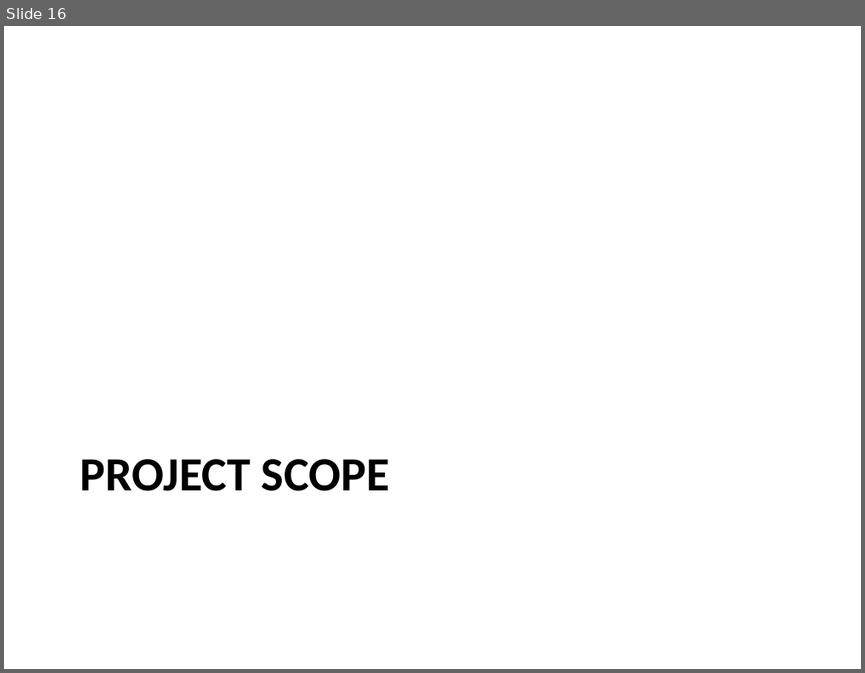
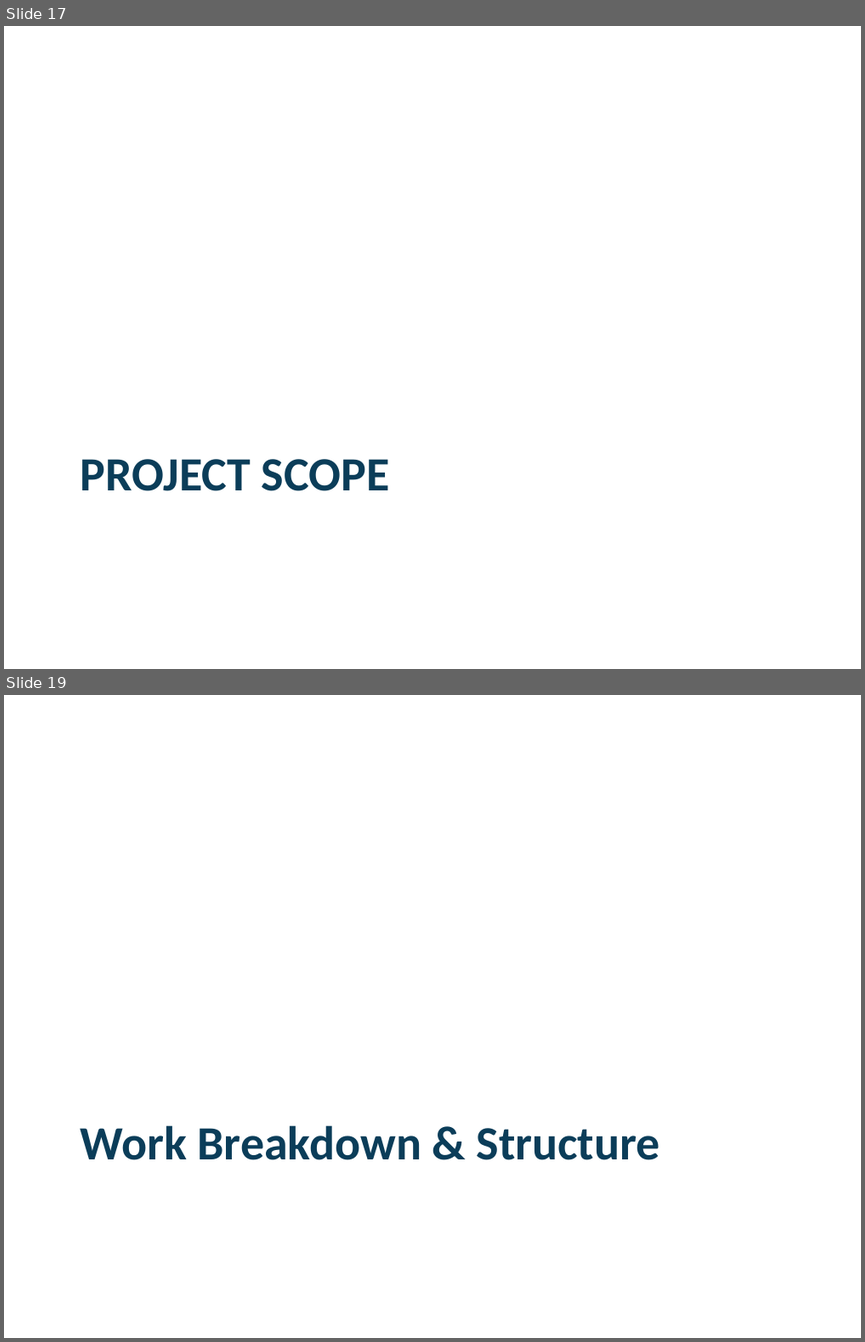
Before and after one commit to Jaffar-Kazmi/BodyScan, a slide deck: docs/proposal/slides.pptx. Shown one above the other, each under a label of ours: slide 16 before the commit, slides 17 and 19 after it; the slides between them are not shown. The pictures are 865x673 and 865x1342 pixels, drawn with LibreOffice and Linux fonts; fonts in the diff are those of the drawing; background and template pictures are left out. Boxes give left, top, right and bottom in pixels: in the first picture for what was removed or moved away, otherwise in the second. Text is boxed around its words. In the diff, an @@ line names an element or a change of style, - is before the commit and + after.

```diff
--- a/docs/proposal/slides.pptx
+++ b/docs/proposal/slides.pptx
@@ slide 19 added at (4,695,861,1338), background picture (left out) @@
@@ title added at (80,1125,660,1160), 40 pt, text #0B3D59, bold @@
+Work Breakdown & Structure
@@ what was slide 16 is now slide 17 @@
@@ slide 17 changed as well @@
@@ title "PROJECT SCOPE" at (80,459,389,491): text colour #000000 to #0B3D59 @@
```
Also in this commit, not shown: 13 other slides changed, 8 other slides added, 5 slides removed.
